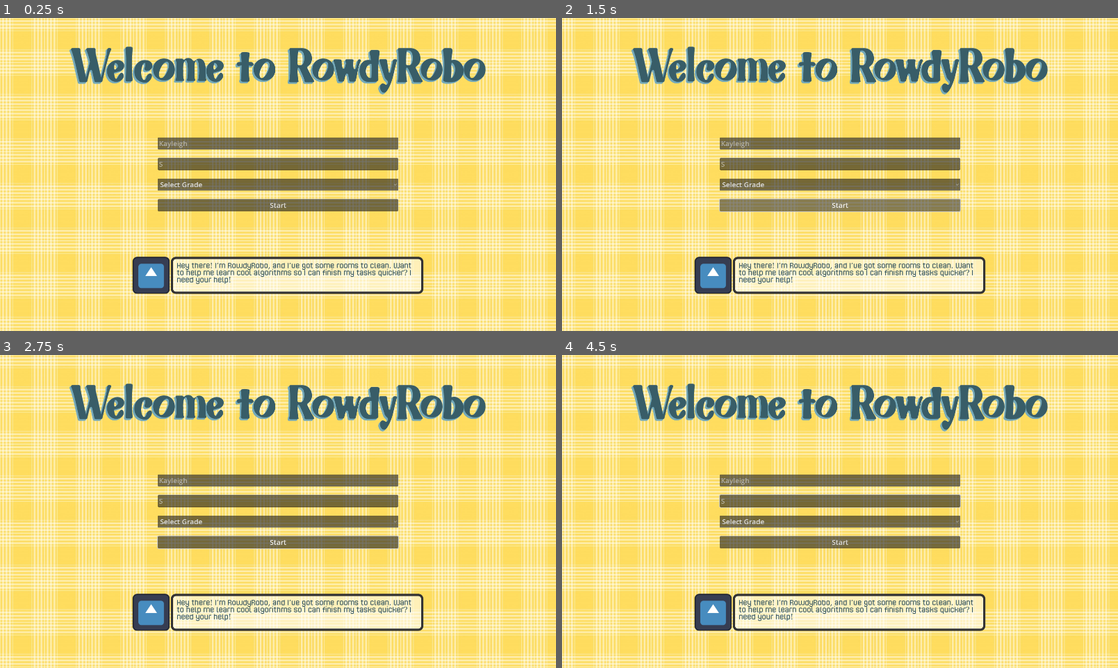
Above: before the commit, frames 1-4 (two rows, left to right).
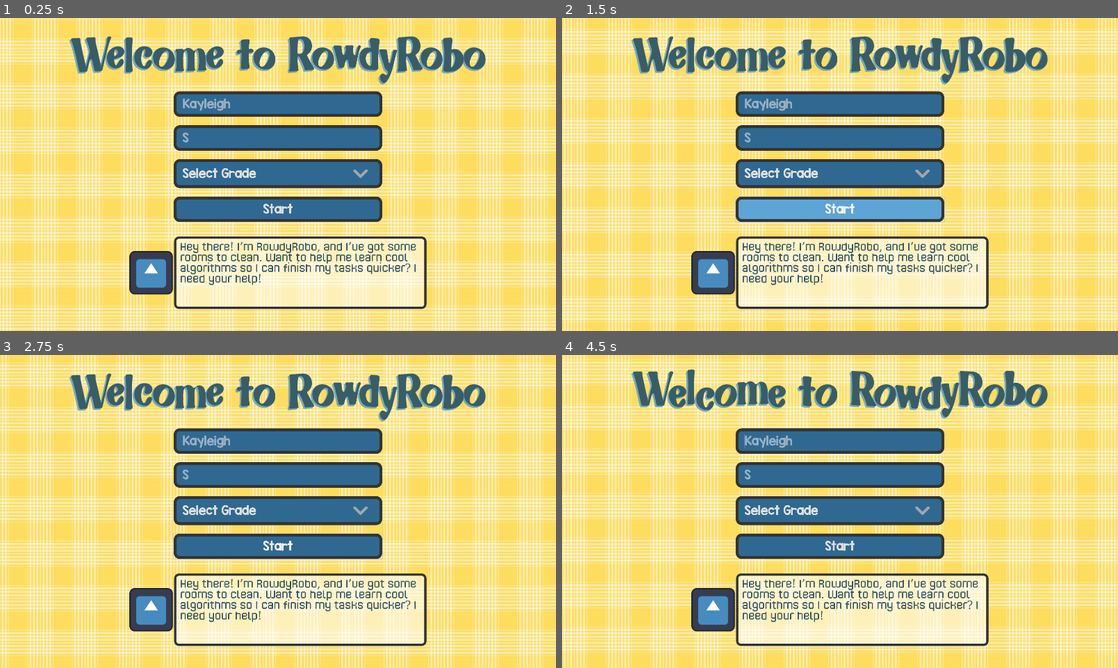
Above: after the commit, the same moments.

Repository: Alex-Velez/AI-Tools-For-K-12
Game: Godot game, scene res://Scenes/main_menu.tscn
Same seed, same stepped clock (60 frames per second), same inputs: the game is played once before the commit and once after it. The engine's default icon, where the game draws it, is replaced by a stand-in: a white triangle on a blue panel in a dark square.
Inputs (mouse positions are in pixels of both pictures, inside the frame that each line leads up to):
- Up to frame 1 (0.25 s): no input
- Up to frame 2 (1.5 s): click "Start" at 0.5 s; click "Start" at 1.25 s
- Up to frame 3 (2.75 s): move the mouse to (400, 495) at 2.02 s; press the mouse at (400, 495) at 2.03 s; hold Right (ui_right) from 2.03 s (still down)
- Up to frame 4 (4.5 s): move the mouse to (728, 527) at 2.77 s; release Right (ui_right) at 2.78 s; release the mouse at (728, 527) at 2.78 s; hold Down (ui_down) 2.78-3.53 s; click (728, 527) at 2.85 s; move the mouse to (895, 442) at 3.52 s; press the mouse at (895, 442) at 3.53 s; hold Right (ui_right) 3.53-4.28 s; move the mouse to (812, 574) at 4.27 s; release the mouse at (812, 574) at 4.28 s; hold Up (ui_up) from 4.28 s (still down); click (812, 574) at 4.35 s

The runs differ from the first frame. In frame 1, 67% of the frame differs, in the area x 0-100%, y 0-100%; in frame 2, 73%; in frame 3, 72%; in frame 4, 74%.

Commit message:
Main Menu Update

Diff:
--- a/Scenes/code_block_2.tscn
+++ b/Scenes/code_block_2.tscn
@@ -1,7 +1,7 @@
 [gd_scene load_steps=3 format=3 uid="uid://gmeoe7uq2h4l"]
 
 [ext_resource type="Theme" uid="uid://bq1jodwh5ubj1" path="res://Themes/CodeBlockTheme.theme" id="1_yj5yh"]
-[ext_resource type="Script" uid="uid://fql13ewgyrla" path="res://Scripts/code_block_2.gd" id="2_bwegr"]
+[ext_resource type="Script" uid="uid://fql13ewgyrla" path="res://Scripts/code_block.gd" id="2_bwegr"]
 
 [node name="CodeBlock" type="Button"]
 custom_minimum_size = Vector2(200, 50)
--- a/Scenes/main_menu.tscn
+++ b/Scenes/main_menu.tscn
@@ -1,10 +1,19 @@
-[gd_scene load_steps=8 format=3 uid="uid://d3pco7ohrte2y"]
+[gd_scene load_steps=13 format=3 uid="uid://d3pco7ohrte2y"]
 
 [ext_resource type="Script" uid="uid://c2qk7lw7aa7wj" path="res://Scripts/main_menu.gd" id="1_28flt"]
 [ext_resource type="Texture2D" uid="uid://db7p5lde12lqi" path="res://icon.svg" id="2_48xlc"]
+[ext_resource type="Shader" uid="uid://b7ixma8lv4jr8" path="res://Shaders/scrolling.gdshader" id="2_cp0ys"]
 [ext_resource type="Texture2D" uid="uid://651vug45u1sy" path="res://Sprites/YellowPlaid.jpg" id="2_n45e2"]
 [ext_resource type="Theme" uid="uid://bx3if8ofhpi00" path="res://Themes/TitleText.theme" id="3_opfnp"]
+[ext_resource type="Theme" uid="uid://c0lvx4iie64la" path="res://Themes/MainMenuTextEditTheme.theme" id="4_opfnp"]
+[ext_resource type="Shader" uid="uid://c7rip2qb75ywu" path="res://Shaders/main_menu_title.gdshader" id="4_yhxw7"]
 [ext_resource type="Theme" uid="uid://bg6m0u6rl2kgy" path="res://Themes/ToolTipText.theme" id="5_cp0ys"]
+
+[sub_resource type="ShaderMaterial" id="ShaderMaterial_yhxw7"]
+shader = ExtResource("2_cp0ys")
+
+[sub_resource type="ShaderMaterial" id="ShaderMaterial_trj04"]
+shader = ExtResource("4_yhxw7")
 
 [sub_resource type="StyleBoxFlat" id="StyleBoxFlat_yhxw7"]
 content_margin_left = 0.0
@@ -36,6 +45,8 @@
 script = ExtResource("1_28flt")
 
 [node name="Background" type="TextureRect" parent="."]
+texture_repeat = 2
+material = SubResource("ShaderMaterial_yhxw7")
 layout_mode = 1
 anchors_preset = 15
 anchor_right = 1.0
@@ -59,20 +70,24 @@
 
 [node name="VBoxContainer2" type="VBoxContainer" parent="MarginContainer"]
 layout_mode = 2
-size_flags_horizontal = 4
-size_flags_vertical = 4
-theme_override_constants/separation = 157
+theme_override_constants/separation = 50
 
-[node name="TitleLabel" type="Label" parent="MarginContainer/VBoxContainer2"]
+[node name="CenterContainer" type="CenterContainer" parent="MarginContainer/VBoxContainer2"]
+layout_mode = 2
+
+[node name="TitleLabel" type="Label" parent="MarginContainer/VBoxContainer2/CenterContainer"]
+material = SubResource("ShaderMaterial_trj04")
 layout_mode = 2
 size_flags_horizontal = 4
 theme = ExtResource("3_opfnp")
 text = "Welcome to RowdyRobo"
+horizontal_alignment = 1
+vertical_alignment = 1
 
 [node name="MarginContainer" type="MarginContainer" parent="MarginContainer/VBoxContainer2"]
 layout_mode = 2
-theme_override_constants/margin_left = 300
-theme_override_constants/margin_right = 300
+theme_override_constants/margin_left = 500
+theme_override_constants/margin_right = 500
 
 [node name="VBoxContainer" type="VBoxContainer" parent="MarginContainer/VBoxContainer2/MarginContainer"]
 layout_mode = 2
@@ -80,19 +95,21 @@
 
 [node name="FirstNameLineEdit" type="LineEdit" parent="MarginContainer/VBoxContainer2/MarginContainer/VBoxContainer"]
 layout_mode = 2
-theme_override_font_sizes/font_size = 24
+theme = ExtResource("4_opfnp")
 placeholder_text = "Kayleigh"
+clear_button_enabled = true
 caret_blink = true
 
 [node name="LastNameLineEdit" type="LineEdit" parent="MarginContainer/VBoxContainer2/MarginContainer/VBoxContainer"]
 layout_mode = 2
-theme_override_font_sizes/font_size = 24
+theme = ExtResource("4_opfnp")
 placeholder_text = "S"
+clear_button_enabled = true
 caret_blink = true
 
 [node name="GradeOptionButton" type="OptionButton" parent="MarginContainer/VBoxContainer2/MarginContainer/VBoxContainer"]
 layout_mode = 2
-theme_override_font_sizes/font_size = 24
+theme = ExtResource("4_opfnp")
 selected = 0
 item_count = 7
 popup/item_0/text = "Select Grade"
@@ -113,7 +130,7 @@
 
 [node name="StartButton" type="Button" parent="MarginContainer/VBoxContainer2/MarginContainer/VBoxContainer"]
 layout_mode = 2
-theme_override_font_sizes/font_size = 24
+theme = ExtResource("4_opfnp")
 text = "Start"
 
 [node name="HBoxContainer" type="HBoxContainer" parent="MarginContainer/VBoxContainer2"]
@@ -121,12 +138,15 @@
 size_flags_horizontal = 4
 
 [node name="TextureRect" type="TextureRect" parent="MarginContainer/VBoxContainer2/HBoxContainer"]
+custom_minimum_size = Vector2(150, 150)
 layout_mode = 2
+size_flags_vertical = 4
 texture = ExtResource("2_48xlc")
 
 [node name="Panel" type="Panel" parent="MarginContainer/VBoxContainer2/HBoxContainer"]
-custom_minimum_size = Vector2(872, 0)
+custom_minimum_size = Vector2(872, 250)
 layout_mode = 2
+size_flags_vertical = 0
 theme = SubResource("Theme_trj04")
 
 [node name="MarginContainer" type="MarginContainer" parent="MarginContainer/VBoxContainer2/HBoxContainer/Panel"]
--- a/Scripts/code_block.gd
+++ b/Scripts/code_block.gd
@@ -1,120 +1,19 @@
-extends Node2D
+extends Button
 
-@onready var text_label = $TextLabel
-
-@export var block_type: BlockType = BlockType.NULL;
-
-var is_draggable = false
-var is_inside_droppable = false
-var body_reference
-var offset: Vector2
-var initial_position: Vector2
-var text: String
-
-const ANIMATION_SPEED = 0.2
-
-enum BlockType {
-	NULL,
-	And,
-	Or,
-	MoveForward,
-	MoveBackward,
-	MoveRandom,
-	TurnRight,
-	TurnLeft,
-	Turn180,
-	TurnRandom,
-	IsObstacleFront,
-	IsObstacleRight,
-	IsObstacleLeft,
-	IsSpaceTravelledFront,
-	IsSpaceTravelledRight,
-	IsSpaceTravelledLeft,
-}
+var shadow_scene = preload("res://Scenes/code_block_shadow.tscn")
+@export var action_type: Global.CodeAction = Global.CodeAction.NULL
 
 func _ready() -> void:
-	match self.block_type:
-		BlockType.NULL:
-			text_label.text = "NULL"
-		BlockType.And:
-			text_label.text = "And"
-		BlockType.Or:
-			text_label.text = "Or"
-		BlockType.MoveForward:
-			text_label.text = "Move Forward"
-		BlockType.MoveBackward:
-			text_label.text = "Move Backward"
-		BlockType.MoveRandom:
-			text_label.text = "Move Random"
-		BlockType.TurnRight:
-			text_label.text = "Turn Right"
-		BlockType.TurnLeft:
-			text_label.text = "Turn Left"
-		BlockType.Turn180:
-			text_label.text = "Turn 180"
-		BlockType.TurnRandom:
-			text_label.text = "Turn Random"
-		BlockType.IsObstacleFront:
-			text_label.text = "Is Obstacle Front"
-		BlockType.IsObstacleRight:
-			text_label.text = "Is Obstacle Right"
-		BlockType.IsObstacleLeft:
-			text_label.text = "Is Obstacle Left"
-		BlockType.IsSpaceTravelledFront:
-			text_label.text = "Is Space Travelled Front"
-		BlockType.IsSpaceTravelledRight:
-			text_label.text = "Is Space Travelled Right"
-		BlockType.IsSpaceTravelledLeft:
-			text_label.text = "Is Space Travelled Left"
-	pass
+	button_down.connect(_on_button_down)
+	button_up.connect(_on_button_up)
+	self.text = Global.CodeAction.keys()[action_type]
 
-func _process(_delta: float) -> void:
-	if is_draggable:
-		if Input.is_action_just_pressed("mouse_click"):
-			initial_position = global_position
-			offset = get_global_mouse_position() - global_position
-			Global.is_dragging = true
-		if Input.is_action_pressed("mouse_click"):
-			global_position = get_global_mouse_position() - offset
-		elif Input.is_action_just_released("mouse_click"):
-			Global.is_dragging = false
-			var tween = get_tree().create_tween()
-			if is_inside_droppable:
-				tween.tween_property(
-					self,
-					"position",
-					body_reference.position,
-					ANIMATION_SPEED,
-				).set_ease(Tween.EASE_OUT)
-			else:
-				tween.tween_property(
-					self,
-					"global_position",
-					initial_position,
-					ANIMATION_SPEED,
-				).set_ease(Tween.EASE_OUT)
+func _on_button_down():
+	Global.is_dragging = true
+	Global.holding_code_block = shadow_scene.instantiate()
+	get_tree().root.add_child(Global.holding_code_block)
+	Global.holding_action = self.action_type
 
-func _on_area_2d_mouse_entered() -> void:
-	if not Global.is_dragging:
-		is_draggable = true
-		scale = Vector2(1.05, 1.05)
-
-func _on_area_2d_mouse_exited() -> void:
-	if not Global.is_dragging:
-		is_draggable = false
-		scale = Vector2(1, 1)
-
-func _on_area_2d_body_entered(body: Node2D) -> void:
-	if body_reference != null and body.position == body_reference.position:
-		return
-	if body.is_in_group("Droppable"):
-		is_inside_droppable = true
-		body.modulate = Color(Color.BLUE, 1)
-		body_reference = body
-
-func _on_area_2d_body_exited(body: Node2D) -> void:
-	if body_reference != null and body.position == body_reference.position:
-		return
-	if body.is_in_group("Droppable"):
-		is_inside_droppable = false
-		body.modulate = Color(Color.MEDIUM_PURPLE, 0.7)
+func _on_button_up():
+	Global.is_dragging = false
+	Global.holding_code_block.queue_free()
--- a/Scripts/code_block_2.gd
+++ /dev/null
@@ -1,19 +0,0 @@
-extends Button
-
-var shadow_scene = preload("res://Scenes/code_block_shadow.tscn")
-@export var action_type: Global.CodeAction = Global.CodeAction.NULL
-
-func _ready() -> void:
-	button_down.connect(_on_button_down)
-	button_up.connect(_on_button_up)
-	self.text = Global.CodeAction.keys()[action_type]
-
-func _on_button_down():
-	Global.is_dragging = true
-	Global.holding_code_block = shadow_scene.instantiate()
-	get_tree().root.add_child(Global.holding_code_block)
-	Global.holding_action = self.action_type
-
-func _on_button_up():
-	Global.is_dragging = false
-	Global.holding_code_block.queue_free()
--- a/Scripts/global.gd
+++ b/Scripts/global.gd
@@ -20,12 +20,9 @@
 }
 
 var current_student: Student = null;
-
 var is_dragging: bool = false
 var holding_code_block: Sprite2D = null
 var holding_action: CodeAction = CodeAction.NULL
-
-
 
 func _ready():
 	print("Global Autoload ready!")
--- a/Scripts/main_menu.gd
+++ b/Scripts/main_menu.gd
@@ -24,8 +24,16 @@
 
 	var new_student = Student.new(first_name, last_name, grade_dropdown.selected + 5)
 
+	# check if student alreayd exists
+	var file = FileAccess.open(Global.CSV_PATH, FileAccess.READ)
+	var file_content = file.get_as_text()
+	file.close()
+	if new_student.get_data_csv() in file_content:
+		print("Student already exists")
+		return
+
 	Global.current_student = new_student
-	print("Saved student")
+	print("Cached student")
 
 	get_tree().change_scene_to_file("res://Scenes/welcome_screen.tscn")
 	pass
--- a/Scripts/robot.gd
+++ /dev/null
@@ -1,6 +0,0 @@
-extends Node
-
-
-
-func _init() -> void:
-	self.code = []
--- a/Scripts/student.gd
+++ b/Scripts/student.gd
@@ -1,14 +1,14 @@
 class_name Student extends Resource
 
-@export var first_name: String
-@export var last_name: String
-@export var grade: int
-@export var performance_history: Array
+var first_name: String
+var last_name: String
+var grade: int
+var performance_history: Array
 
-func _init(first_name: String, last_name: String, grade: int) -> void:
-	self.first_name = first_name
-	self.last_name = last_name
-	self.grade = grade
+func _init(f_name: String, l_name: String, s_grade: int) -> void:
+	self.first_name = f_name
+	self.last_name = l_name
+	self.grade = s_grade
 	self.performance_history = []
 
 func get_data() -> Array:
--- /dev/null
+++ b/Shaders/main_menu_title.gdshader
@@ -0,0 +1,12 @@
+shader_type canvas_item;
+
+const float amplitude = 10.0;
+const float period = 5.0;
+const float vertical_shift = -10.0;
+const float frequency = 10.0;
+
+
+void vertex() {
+	VERTEX.y += sin((TIME * period) + (UV.x * frequency)) * amplitude;
+	VERTEX.y = VERTEX.y - vertical_shift;
+}
--- /dev/null
+++ b/Shaders/scrolling.gdshader
@@ -0,0 +1,8 @@
+shader_type canvas_item;
+
+const float time_scale = 0.25;
+
+void vertex() {
+	UV.x += cos(TIME * time_scale);
+	UV.y += sin(TIME * time_scale);
+}
Not shown, changed: Scripts/code_block.gd.uid
Not shown, removed: Scripts/code_block_2.gd.uid
Not shown, removed: Scripts/robot.gd.uid
Not shown, added: Shaders/main_menu_title.gdshader.uid
Not shown, added: Shaders/scrolling.gdshader.uid
Binary file added: Styles/MainMenuTextEditStyle.stylebox
Binary file added: Themes/MainMenuTextEditTheme.theme
Binary file changed: Themes/ToolTipText.theme
